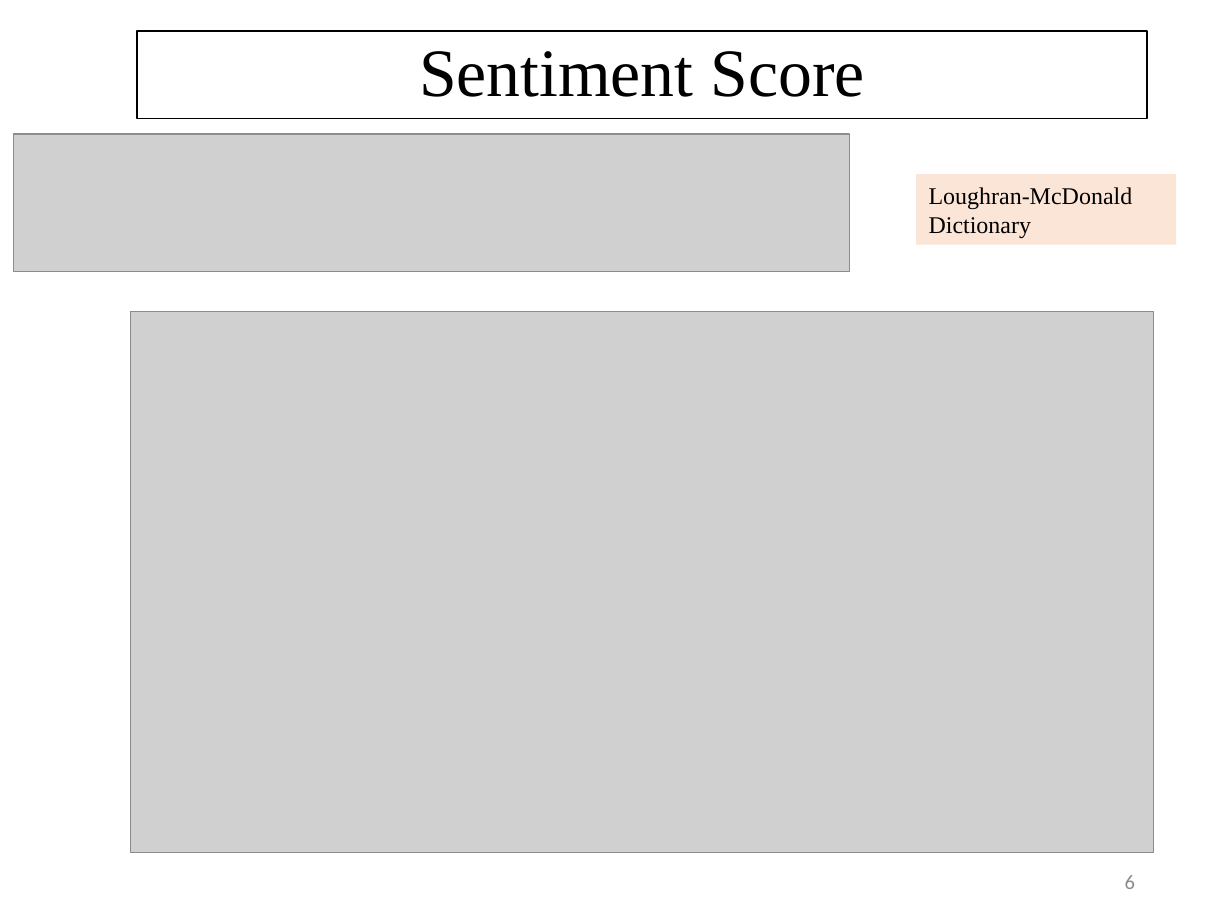
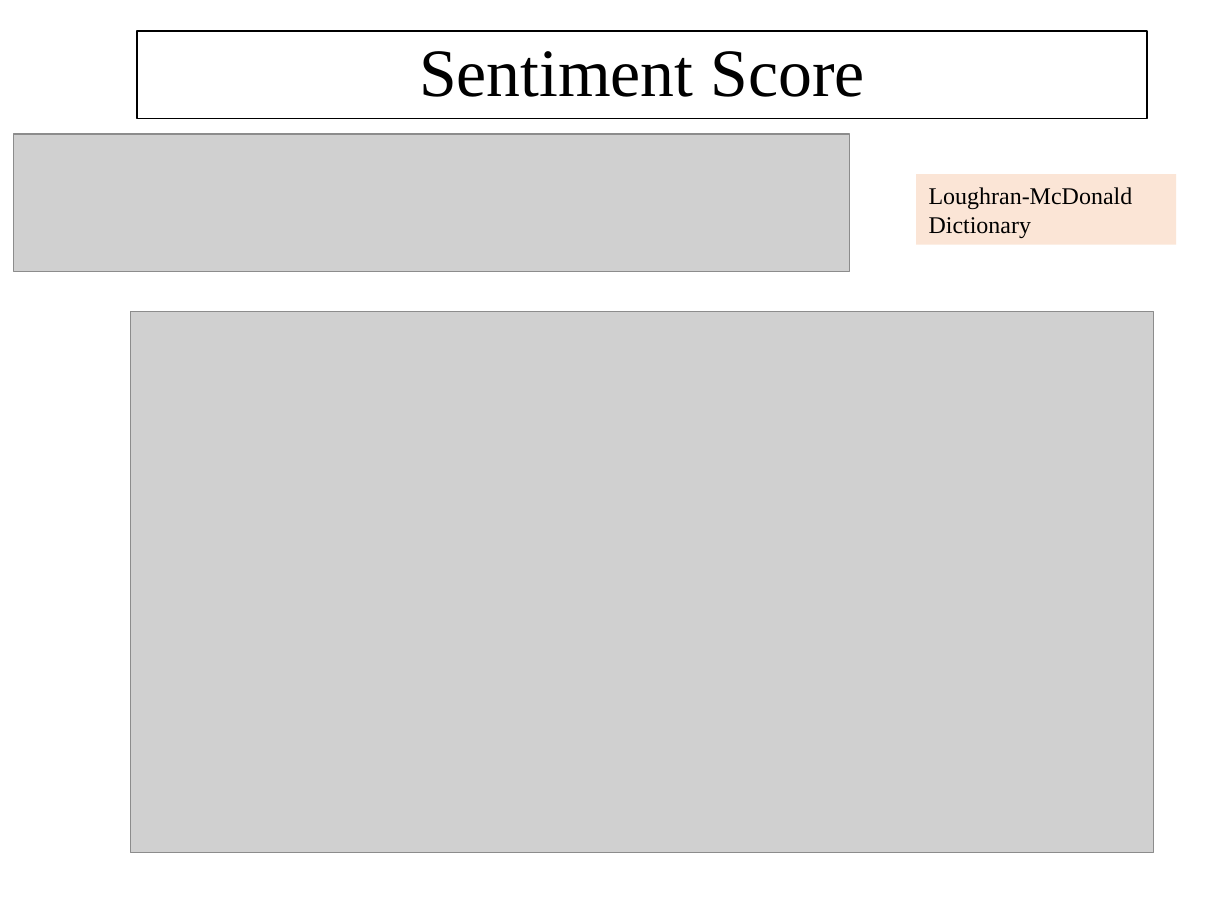
Before and after one commit to completegraph/DATA607FINAL, a slide deck: slide 6 of Presentation/FOMC_Extracting_Insights_Final.pptx. Drawn at 1232x924 pixels with LibreOffice and Linux fonts; fonts in the diff are those of the drawing; grey boxes stand for pictures. Boxes give left, top, right and bottom in pixels: in the first picture for what was removed or moved away, otherwise in the second. Text is boxed around its words. In the diff, an @@ line names an element or a change of style, - is before the commit and + after.

```diff
--- a/Presentation/FOMC_Extracting_Insights_Final.pptx
+++ b/Presentation/FOMC_Extracting_Insights_Final.pptx
@@ page number removed at (x1=1125, y1=875, x2=1135, y2=889) @@
-6
```
Also in this commit, not shown: 7 other slides changed, 1 other file.
